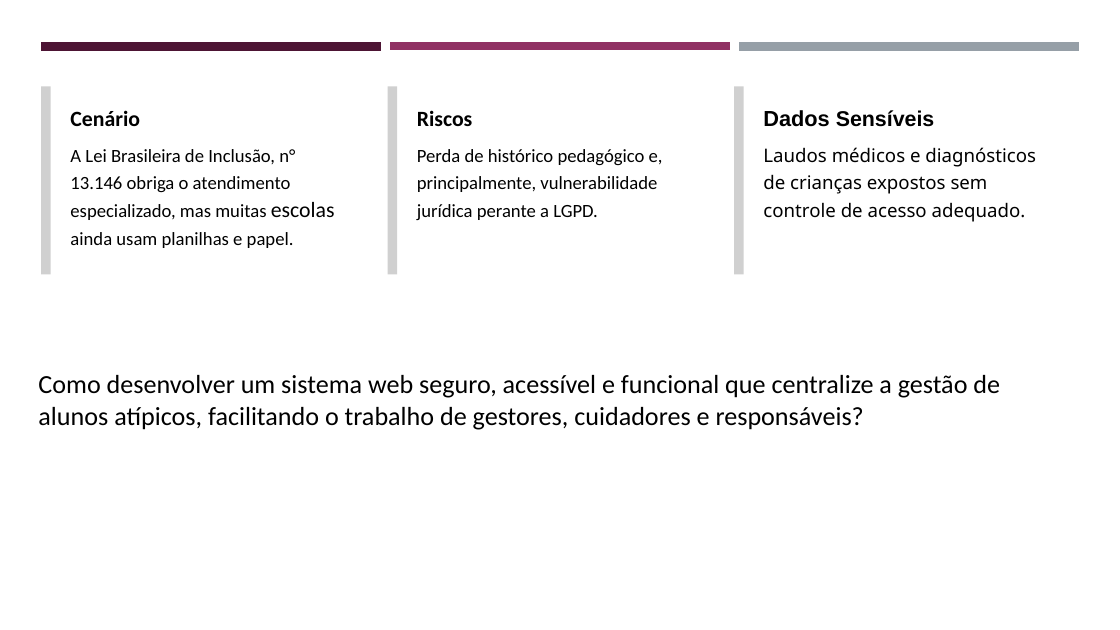
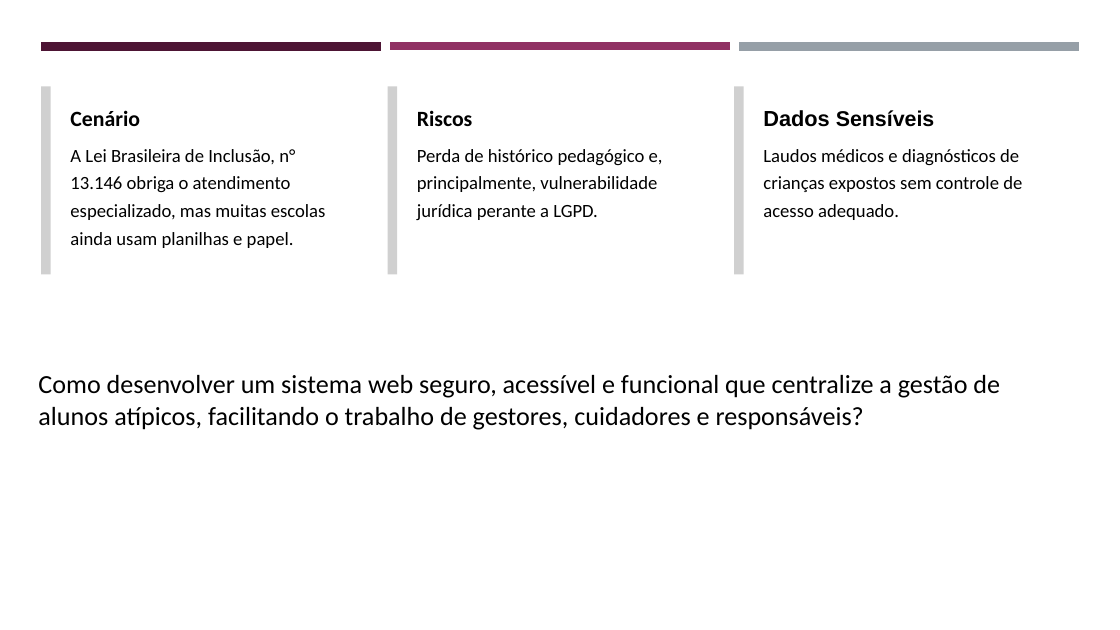
Before and after one commit to z12guilherme/gestao_atipicos, a slide deck: slide 2 of tcc/TCC - Slides.pptx. Drawn at 1120x630 pixels with LibreOffice and Linux fonts; fonts in the diff are those of the drawing; grey boxes stand for pictures. Boxes give left, top, right and bottom in pixels: in the first picture for what was removed or moved away, otherwise in the second. Text is boxed around its words. In the diff, an @@ line names an element or a change of style, - is before the commit and + after.

```diff
--- a/tcc/TCC - Slides.pptx
+++ b/tcc/TCC - Slides.pptx
@@ text "A Lei Brasileira de Inclusão, ..." at [70,149,326,248]: size 28 to 24 pt in "escolas" @@
@@ text "Laudos médicos e diagnósticos de ..." at [763,149,1022,220]: font Noto Sans to Calibri @@
```
Also in this commit, not shown: 1 other slide changed.
